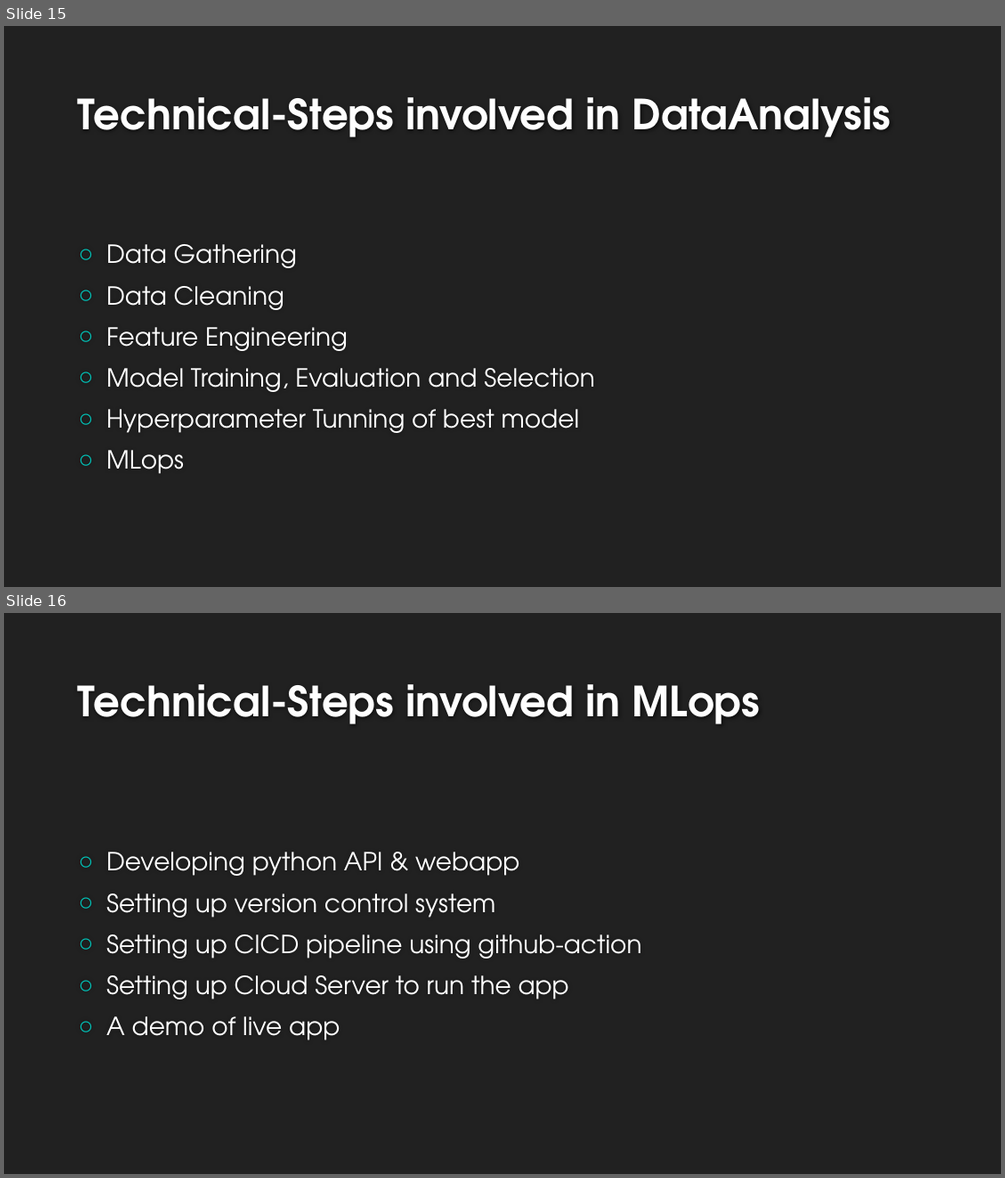
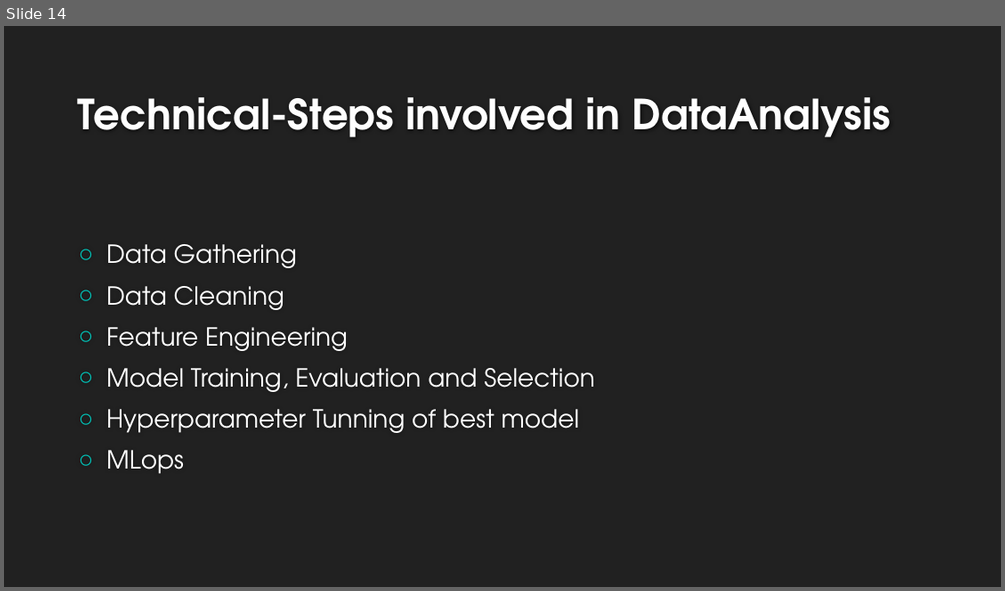
Before and after one commit to Sarvesh-Kesharwani/Spam_Classifier, a slide deck: ppt/Spam Classifier.pptx. Shown one above the other, each under a label of ours: slides 15 and 16 before the commit, slide 14 after it. The pictures are 1005x1178 and 1005x591 pixels, drawn with LibreOffice and Linux fonts; fonts in the diff are those of the drawing; background and template pictures are left out. Boxes give left, top, right and bottom in pixels: in the first picture for what was removed or moved away, otherwise in the second. Text is boxed around its words. In the diff, an @@ line names an element or a change of style, - is before the commit and + after.

```diff
--- a/ppt/Spam Classifier.pptx
+++ b/ppt/Spam Classifier.pptx
@@ slide 16 removed at <box>4,613,1001,1174</box>, background #212121 @@
@@ title removed at <box>78,684,760,724</box> @@
-Technical-Steps involved in MLops
@@ text removed at <box>106,852,641,1040</box> @@
-○ Developing python API & webapp
-○ Setting up version control system
-○ Setting up CICD pipeline using github-action
-○ Setting up Cloud Server to run the app
-○ A demo of live app
@@ what was slide 15 is now slide 14 @@
```
Also in this commit, not shown: 5 slides changed, 7 slides added, 8 other slides removed, 3 other files.
